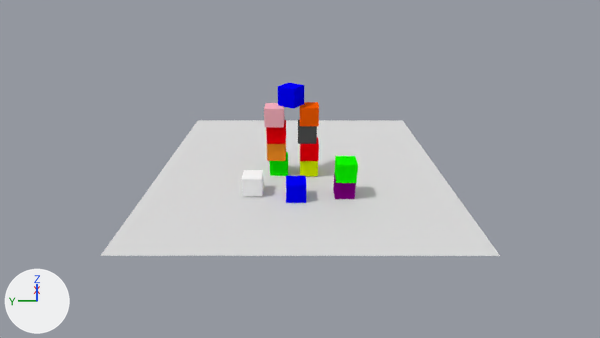
Before and after pictures for a commit that changed the Blender file blender_project/1/scene.blend.
One viewpoint serves both versions: the file's camera 'Camera'. Arrows for +X, +Y and +Z are at lower left; the lights stay in place.

In view in the first picture: 'black_cube', 'blue_cube', 'blue_cube.001', 'brown_cube', 'gray_cube', 'green_cube', 'green_cube.001', 'orange_cube', 'pink_cube', 'plane', 'purple_cube', 'red_cube', 'red_cube.001', 'yellow_cube'.
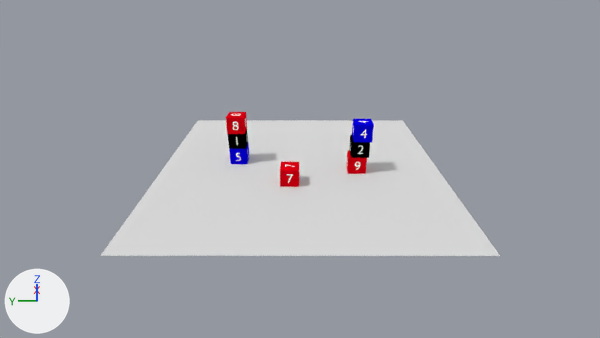
Diff of the bpy script that builds the scene:
```diff
--- a/blender_project/1/scene.blend.py
+++ b/blender_project/1/scene.blend.py
@@ ob_green_cube_001 @@
-ob_green_cube_001 = bpy.data.objects.new('green_cube.001', me_cube_014)
@@ ob_blue_cube_001 @@
-ob_blue_cube_001 = bpy.data.objects.new('blue_cube.001', me_cube_013)
@@ ob_red_cube_001 @@
-ob_red_cube_001 = bpy.data.objects.new('red_cube.001', me_cube_012)
@@ ob_pink_cube @@
-ob_pink_cube = bpy.data.objects.new('pink_cube', me_cube_011)
@@ ob_orange_cube @@
-ob_orange_cube = bpy.data.objects.new('orange_cube', me_cube_008)
@@ ob_gray_cube @@
-ob_gray_cube = bpy.data.objects.new('gray_cube', me_cube)
@@ ob_red_cube @@
-ob_red_cube = bpy.data.objects.new('red_cube', me_cube_005)
@@ ob_blue_cube @@
-ob_blue_cube = bpy.data.objects.new('blue_cube', me_cube_007)
@@ ob_brown_cube @@
-ob_brown_cube = bpy.data.objects.new('brown_cube', me_cube_004)
@@ ob_purple_cube @@
-ob_purple_cube = bpy.data.objects.new('purple_cube', me_cube_003)
@@ ob_yellow_cube @@
-ob_yellow_cube = bpy.data.objects.new('yellow_cube', me_cube_002)
@@ ob_green_cube @@
-ob_green_cube = bpy.data.objects.new('green_cube', me_cube_001)
@@ ob_black_cube @@
-ob_black_cube = bpy.data.objects.new('black_cube', me_cube_009)
@@ ob_cube_006 @@
+ob_cube_006 = bpy.data.objects.new('Cube.006', me_cube_019)  # 1604 vertices, 2400 faces; spans x -1.0..1.01, y -1.0..1.01, z -1.0..1.0; in mat_material_023 (red #df0010), mat_material_024 (white #ffffff)
+ob_cube_006.location = (-0.46, -3.25, 0.51)
+ob_cube_006.rotation_euler = (-3.142, 0.0127, 3.122)  # degrees (-180, 0.7, 179)
+ob_cube_006.scale = (0.5, 0.5, 0.5)
@@ ob_cube_005 @@
+ob_cube_005 = bpy.data.objects.new('Cube.005', me_cube_018)  # 2312 vertices, 3486 faces; spans x -1.01..1.01, y -1.0..1.0, z -1.01..1.0; in mat_material_021 (red #df0010), mat_material_022 (white #ffffff)
+ob_cube_005.location = (0.75, 3.71, 2.46)
+ob_cube_005.rotation_euler = (-3.142, 0.0127, 3.122)  # degrees (-180, 0.7, 179)
+ob_cube_005.scale = (0.5, 0.5, 0.5)
@@ ob_cube_004 @@
+ob_cube_004 = bpy.data.objects.new('Cube.004', me_cube_017)  # 80 vertices, 90 faces; spans x -1.01..1.01, y -1.0..1.01, z -1.0..1.01; in mat_material_019 (red #df0010), mat_material_020 (white #ffffff)
+ob_cube_004.location = (-1.96, 0.56, 0.51)
+ob_cube_004.rotation_euler = (-3.142, 0.0127, 3.122)  # degrees (-180, 0.7, 179)
+ob_cube_004.scale = (0.5, 0.5, 0.5)
@@ ob_cube_003 @@
+ob_cube_003 = bpy.data.objects.new('Cube.003', me_cube_016)  # 944 vertices, 1386 faces; spans x -1.01..1.01, y -1.01..1.01, z -1.01..1.0; in mat_material_017 (blue #0300df), mat_material_018 (white #ffffff)
+ob_cube_003.location = (0.78, 3.69, 0.49)
+ob_cube_003.rotation_euler = (-3.142, 0.0127, 3.122)  # degrees (-180, 0.7, 179)
+ob_cube_003.scale = (0.5, 0.5, 0.5)
@@ ob_cube_002 @@
+ob_cube_002 = bpy.data.objects.new('Cube.002', me_cube_015)  # 203 vertices, 291 faces; spans x -1.01..1.01, y -1.01..1.0, z -1.0..1.0; in mat_material_015 (blue #0300df), mat_material_016 (white #ffffff)
+ob_cube_002.location = (-0.55, -3.44, 2.5)
+ob_cube_002.rotation_euler = (-3.142, 0.0127, 3.122)  # degrees (-180, 0.7, 179)
+ob_cube_002.scale = (0.5, 0.5, 0.5)
@@ ob_cube_001 @@
+ob_cube_001 = bpy.data.objects.new('Cube.001', me_cube_010)  # 1432 vertices, 1940 faces; spans x -1.01..1.01, y -1.01..1.01, z -1.01..1.0; in mat_material_013 (black #000000), mat_material_014 (white #ffffff)
+ob_cube_001.location = (-0.43, -3.37, 1.5)
+ob_cube_001.rotation_euler = (-3.153, -0.000229, -0.0199)  # degrees (-181, 0, -1.1)
+ob_cube_001.scale = (0.5, 0.5, 0.5)
@@ ob_cube @@
+ob_cube = bpy.data.objects.new('Cube', me_cube_006)  # 60 vertices, 58 faces; spans x -1.0..1.02, y -1.02..1.01, z -1.01..1.01; in mat_material (black #000000), mat_material_010 (white #ffffff)
+ob_cube.location = (0.86, 3.72, 1.49)
+ob_cube.scale = (0.5, 0.5, 0.5)
```

Boxes (x1, y1, x2, y2) around the edits, measured in the pictures (600 x 338 px):
'green_cube.001', deleted: before (335, 156, 358, 183)
'blue_cube', deleted (blue): before (278, 83, 304, 109)
'gray_cube', deleted: before (241, 170, 264, 196)
'blue_cube.001', deleted (blue): before (286, 176, 306, 203)
'Cube.004', added (red): after (280, 162, 299, 187)
'Cube.002', added (blue): after (352, 119, 374, 142)
'pink_cube', deleted: before (264, 103, 285, 127)
'orange_cube', deleted: before (300, 102, 319, 126)
'Cube.005', added (red): after (226, 112, 247, 134)
'purple_cube', deleted: before (333, 173, 356, 199)
'black_cube', deleted: before (298, 120, 317, 144)
'red_cube.001', deleted: before (266, 120, 286, 144)
'red_cube', deleted: before (300, 137, 319, 161)
'Cube.001', added: after (349, 135, 370, 158)
'Cube.006', added: after (346, 151, 367, 174)
'brown_cube', deleted: before (267, 144, 286, 161)
'Cube.003', added: after (229, 143, 249, 164)
'Cube', added: after (228, 129, 248, 149)
'green_cube', deleted: before (269, 152, 288, 176)
'yellow_cube', deleted: before (300, 161, 318, 176)
